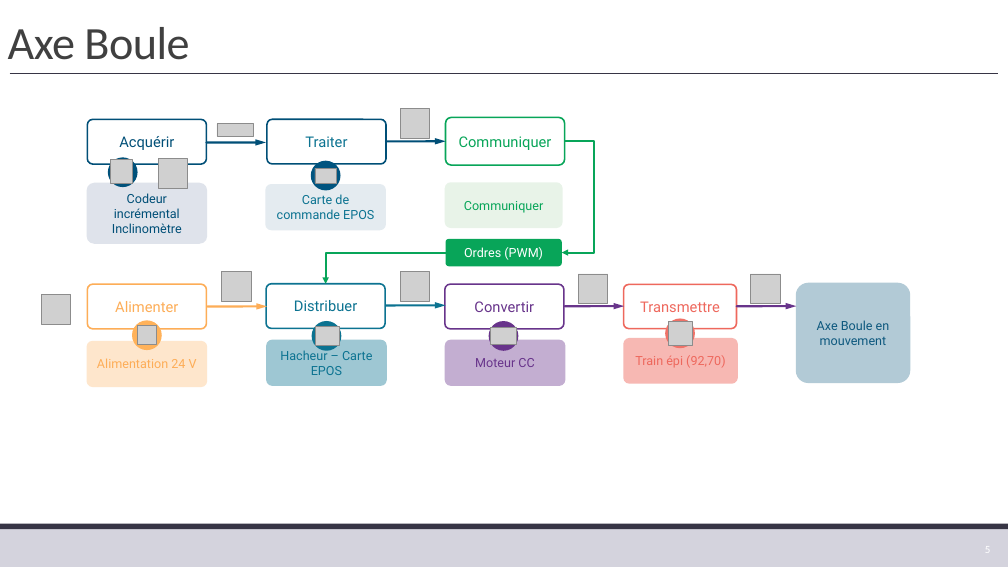
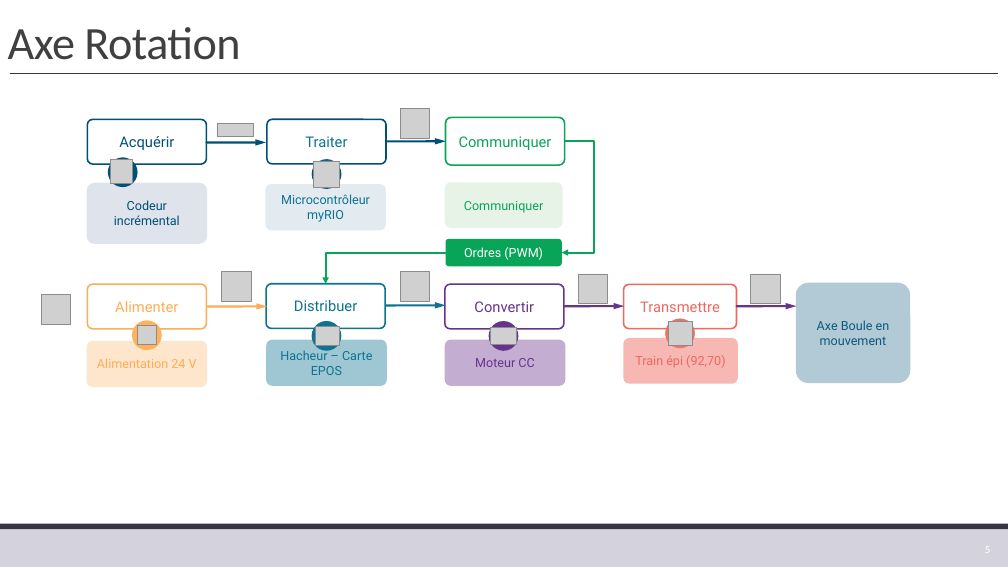
Before and after one commit to xpessoles/TP_Corriges, a slide deck: slide 5 of 01_BrasBeta/01_BrasBeta.pptx. Drawn at 1008x567 pixels with LibreOffice and Linux fonts; fonts in the diff are those of the drawing; grey boxes stand for pictures; background and template pictures are left out. Boxes give left, top, right and bottom in pixels: in the first picture for what was removed or moved away, otherwise in the second. Text is boxed around its words. In the diff, an @@ line names an element or a change of style, - is before the commit and + after.

```diff
--- a/01_BrasBeta/01_BrasBeta.pptx
+++ b/01_BrasBeta/01_BrasBeta.pptx
@@ title at <box>8,27,240,60</box>: text changed @@
-Axe Boule
+Axe Rotation
@@ picture removed at <box>158,159,188,188</box> @@
@@ ellipse at <box>312,160,341,189</box>: rotation 90 to 0 degrees @@
@@ picture added at <box>314,161,340,188</box> @@
@@ picture removed at <box>315,168,337,183</box> @@
@@ text in rounded rectangle at <box>281,194,370,222</box>: text changed @@
-Carte de commande EPOS
+Microcontrôleur myRIO
@@ text in rounded rectangle at <box>112,223,182,233</box>: paragraph removed @@
-Inclinomètre
```
Also in this commit, not shown: 1 other slide changed.
